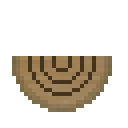
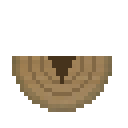
The second 128px x 128px image is a revision of the first. Changes to its layers:
added layer "Layer 2" above "Layer 1" over (x1=48, y1=56, x2=76, y2=84)
painted on "Layer 1" over (x1=28, y1=56, x2=96, y2=96)
